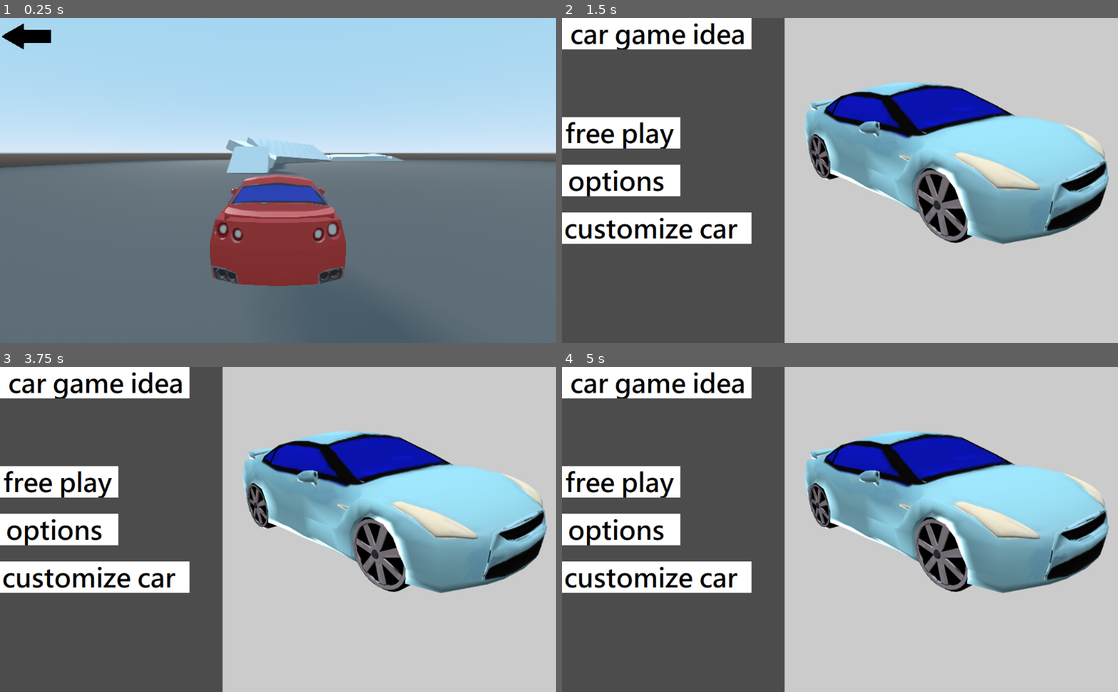
Above: before the commit, frames 1-4 (two rows, left to right).
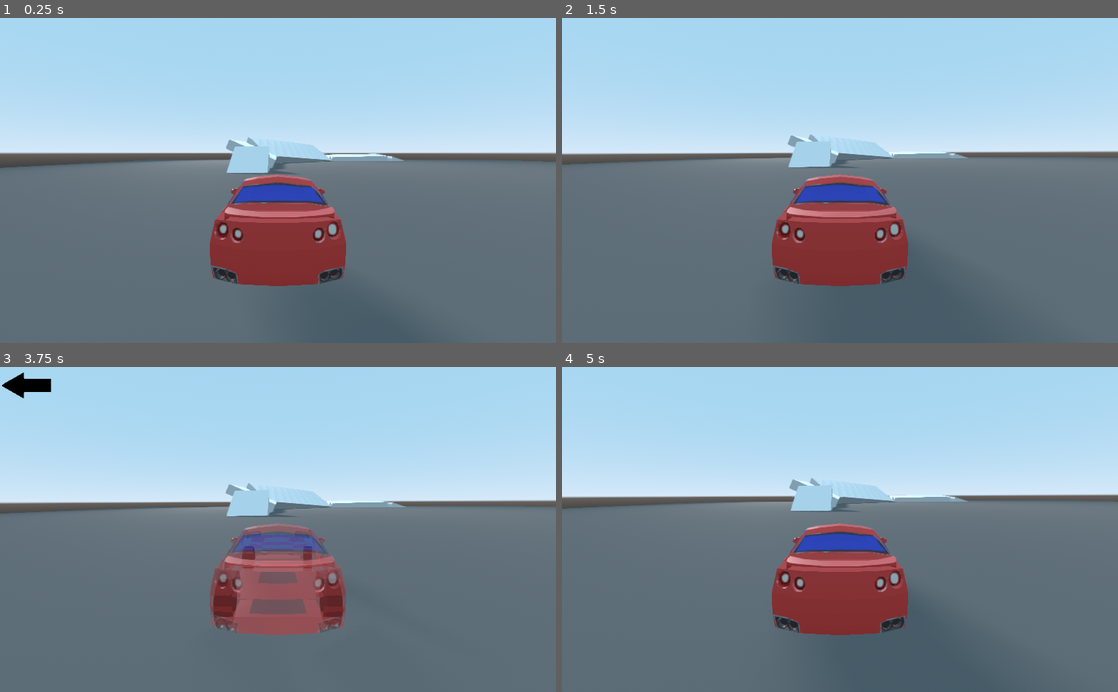
Above: after the commit, the same moments.

Repository: syncopika/car_game_idea
Game: Godot game, scene res://game.tscn
Two runs of this game, one before a commit and one after it. Both use one fixed random seed, a clock stepped at 60 frames per second and the inputs below. This scene is started directly instead of the project's main scene.
Inputs (mouse positions are in pixels of both pictures, inside the frame that each line leads up to):
- Up to frame 1 (0.25 s): no input
- Up to frame 2 (1.5 s): click (589, 34) at 0.52 s; click (840, 131) at 1.27 s
- Up to frame 3 (3.75 s): click (278, 529) at 2.02 s; click (278, 578) at 2.77 s; tap Enter at 3.5 s; hold D (right) from 3.53 s (still down); tap P at 3.6 s
- Up to frame 4 (5 s): tap Space (brake) at 4.25 s; release D (right) at 4.28 s; hold S (back) from 4.28 s (still down); tap Shift (drift) at 4.35 s; tap P at 4.55 s

The runs differ from the first frame. In frame 1, 0.4% of the frame differs, in the area x 0-10%, y 1-10%; in frame 2, 98%, in the area x 0-100%, y 0-100%; in frame 3, 98%; in frame 4, 98%.

Commit message:
fix bug with changing to default material for car models, make sure to unpause when going back to main menu, only show game menu when paused

Diff:
--- a/game.gd
+++ b/game.gd
@@ -41,9 +41,13 @@
 			# pause the game
 			is_paused = !is_paused
 			get_tree().paused = is_paused
-			#game_menu.visible = is_paused
+
+			var game_menu_children = game_menu.get_children()
+			for child in game_menu_children:
+				child.visible = !child.visible
 
 func _ready():
+	#print(OS.get_time())
 	var selected_car_model = gtr
 	if Global.selected_car == "r8":
 		selected_car_model = r8
--- a/ui/car_customization/car_customize_3d.gd
+++ b/ui/car_customization/car_customize_3d.gd
@@ -39,7 +39,7 @@
 	var car_mat = Global.selected_car_material
 	var mat
 	if car_mat == "normal":
-		mat = preload("res://models/gtr/Material.material")
+		mat = load("res://models/%s/Material.material" % Global.selected_car)
 	elif car_mat == "inverted":
 		mat = preload("res://materials/inverted_shader.tres")
 		var tex = get_curr_car_texture()
--- a/ui/game_menu/game_menu.gd
+++ b/ui/game_menu/game_menu.gd
@@ -6,3 +6,4 @@
 func _back_btn_pressed():
 	# go back to main menu
 	get_tree().change_scene("res://ui/menu/menu.tscn")
+	get_tree().paused = false
--- a/ui/game_menu/game_menu.tscn
+++ b/ui/game_menu/game_menu.tscn
@@ -7,6 +7,7 @@
 script = ExtResource( 2 )
 
 [node name="TextureButton" type="TextureButton" parent="."]
+visible = false
 margin_right = 40.0
 margin_bottom = 40.0
 mouse_default_cursor_shape = 2
